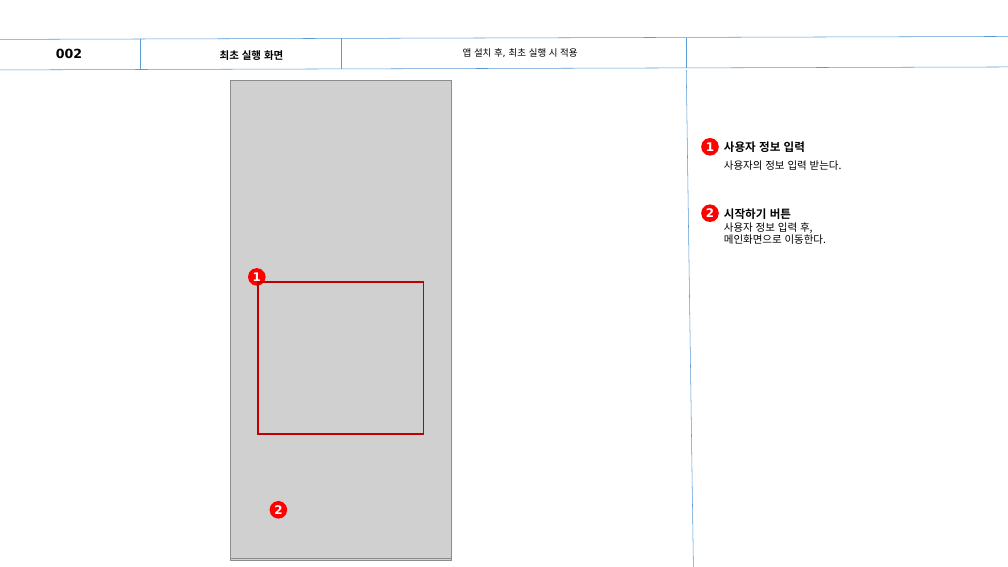
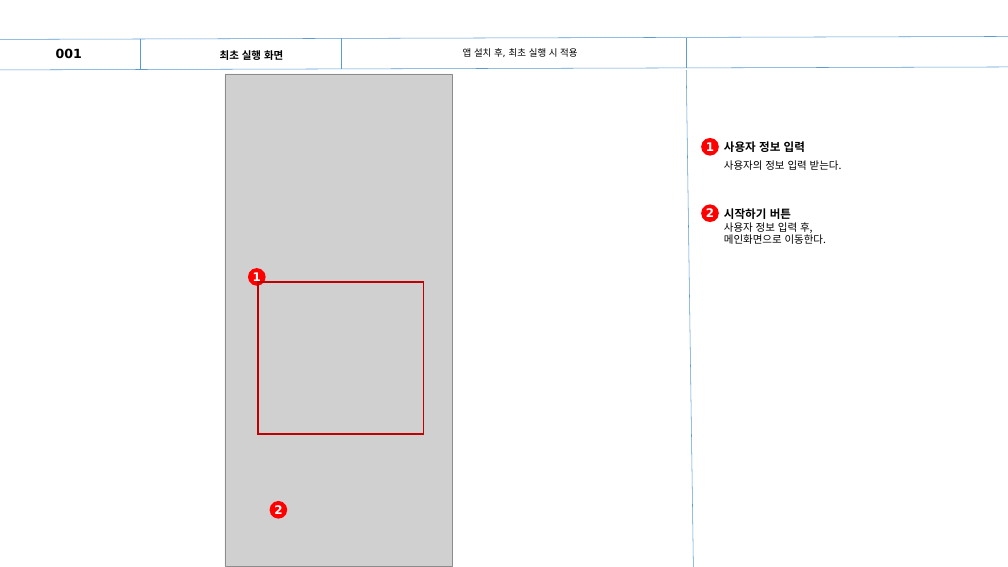
Before and after one commit to Park-SeungWon/App, a slide deck: slide 3 of 문서/3조(바빠영)_스토리보드.pptx (slide 2 before the commit). Drawn at 1008x567 pixels with LibreOffice and Linux fonts; fonts in the diff are those of the drawing; grey boxes stand for pictures. Boxes give left, top, right and bottom in pixels: in the first picture for what was removed or moved away, otherwise in the second. Text is boxed around its words. In the diff, an @@ line names an element or a change of style, - is before the commit and + after.

```diff
--- a/문서/3조(바빠영)_스토리보드.pptx
+++ b/문서/3조(바빠영)_스토리보드.pptx
@@ text at bbox=[56, 48, 82, 59]: text changed @@
-002
+001
@@ picture: place and size @@
-picture at bbox=[230, 80, 451, 560]
+picture at bbox=[225, 74, 452, 566]
@@ picture removed at bbox=[230, 80, 451, 558] @@
```
Also in this commit, not shown: 5 other slides changed, 2 slides added, 56 other files.
